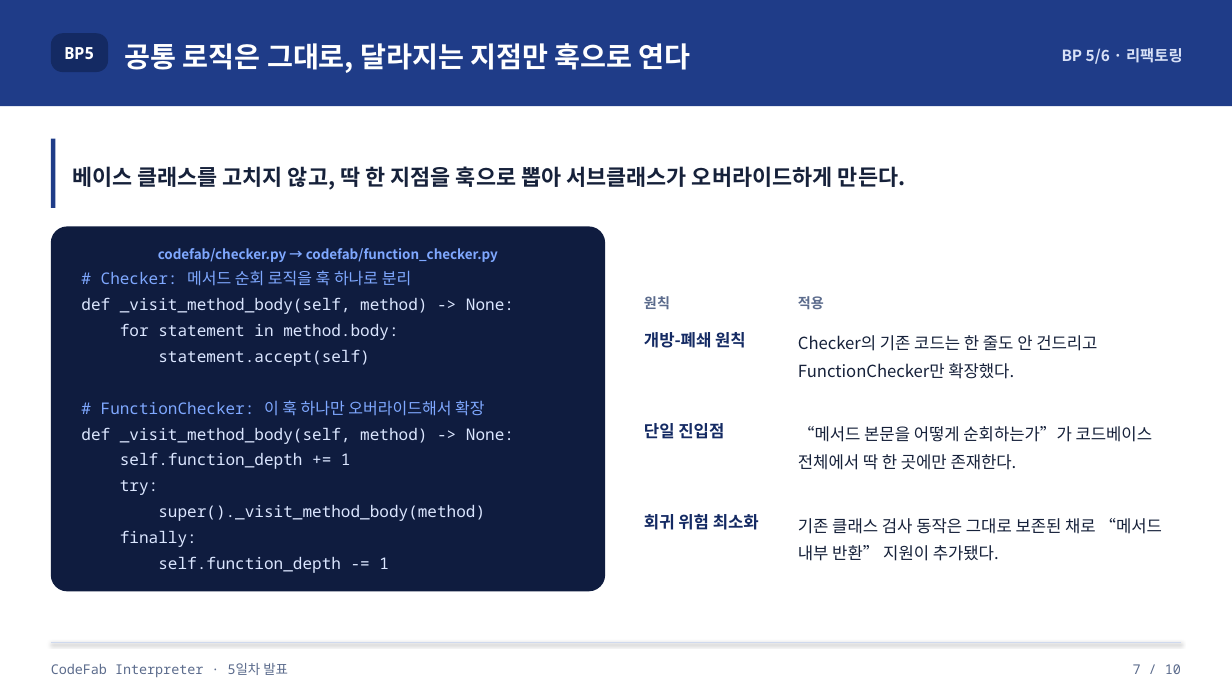
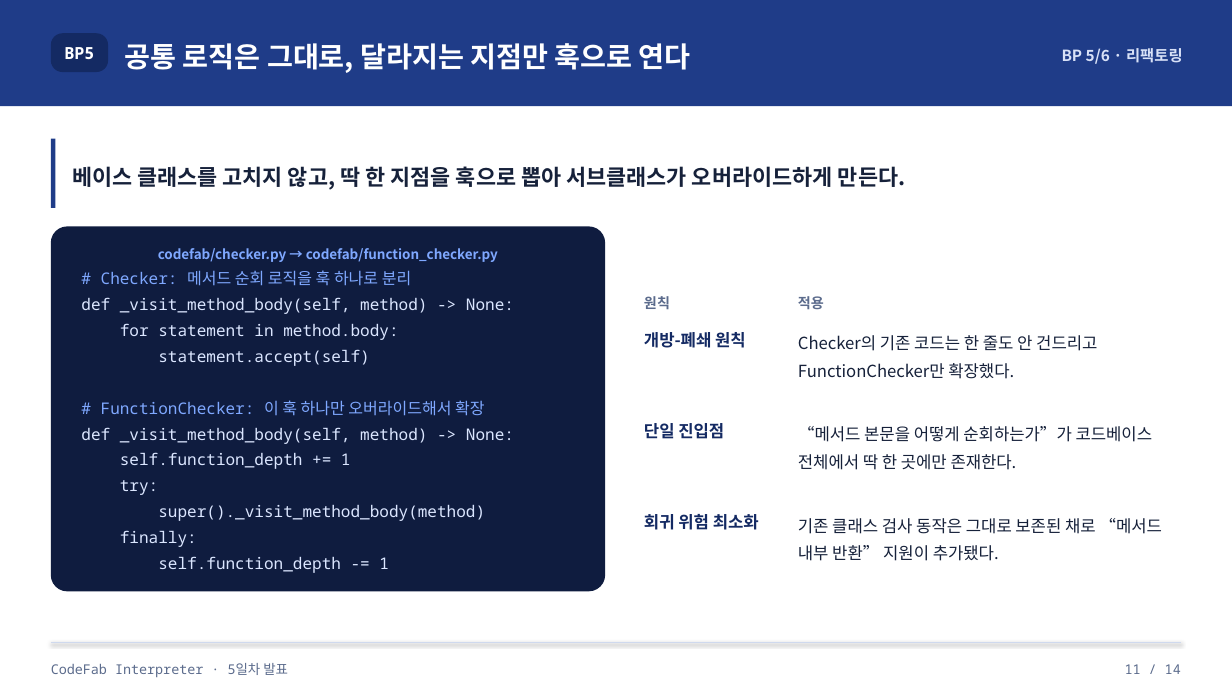
Before and after one commit to kimbyungnam/CodeFab-4, a slide deck: slide 11 of docs/CodeFab_발표자료_초안.pptx (slide 10 before the commit). Drawn at 1232x693 pixels with LibreOffice and Linux fonts; fonts in the diff are those of the drawing. Boxes give left, top, right and bottom in pixels: in the first picture for what was removed or moved away, otherwise in the second. Text is boxed around its words. In the diff, an @@ line names an element or a change of style, - is before the commit and + after.

```diff
--- a/docs/CodeFab_발표자료_초안.pptx
+++ b/docs/CodeFab_발표자료_초안.pptx
@@ text at (x1=1125, y1=664, x2=1181, y2=674): text changed @@
-7 / 10
+11 / 14
```
Also in this commit, not shown: 12 other slides changed, 1 slide added.
